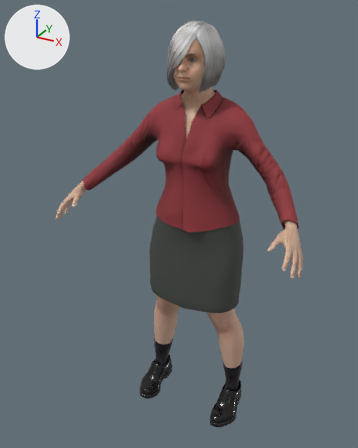
The glTF model public/life/assets/cast/grandmother.glb: old version first, new version second.
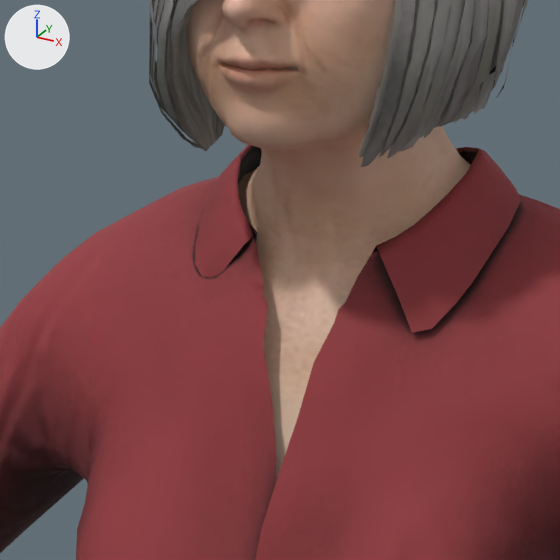
The first picture shows the older version from a 50 mm camera at (0.799, -1.636, 1.601) aimed at (-0.04, -0.112, 0.839). The close-ups show the older and then the newer version on the part from 41% to 64% of the width and 15% to 34% of the height of that picture. Only the edits that show in the close-ups are written down. The lights are fixed; the arrows at upper left show +X, +Y and +Z. Vertices at exactly the same position are counted once.

Names of what the first close-up shows: 'Body', 'Clothes', 'Hair', 'Head'.
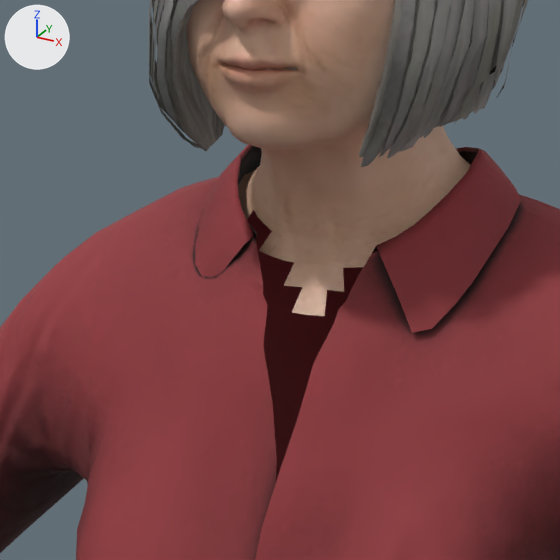
Where the change shows, as pixel boxes [x1, y1, x2, y2] in the close-ups (560 x 560 px):
'Body', reshaped
    before: [247, 209, 414, 481]
    after: [259, 224, 414, 316]
part 1 of me_grandmother_body, deleted (beige)
    before: [247, 209, 363, 481]

Edits to the bpy script that builds the scene:
```text
Change me_grandmother_body:
    used by ob_body; location = (0.0, 0.0, 0.0)
    remove me_grandmother_body.from_pydata(...)  # 4347 vertices, 8498 faces; spans x -0.483..0.483, y -0.341..0.039, z 0.169..1.301
    add me_grandmother_body.from_pydata(...)  # 3969 vertices, 7726 faces; spans x -0.483..0.483, y -0.341..0.039, z 0.169..1.301
    me_grandmother_body part 1: 117 vertices removed from x -0.109..0.109, y -0.142..-0.052, z 1.118..1.301
    other edits to the shape of me_grandmother_body do not show in these pictures
```
